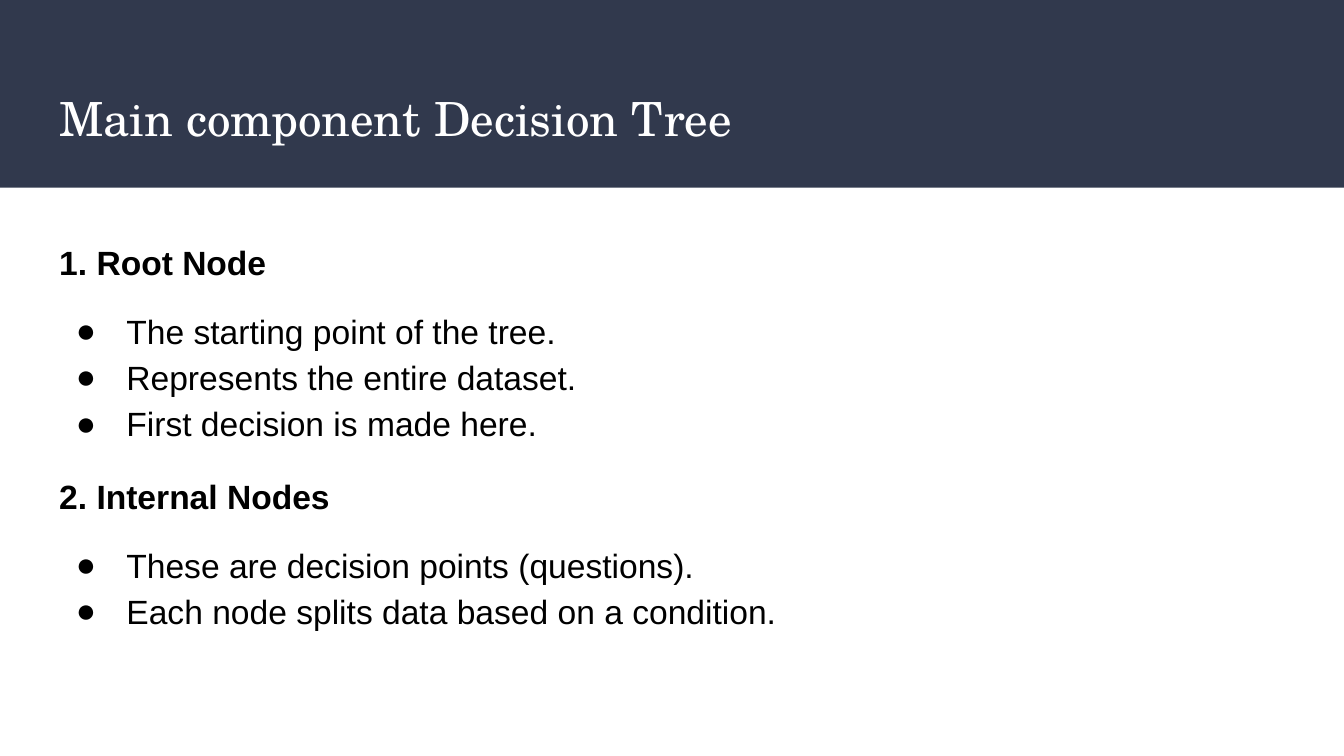
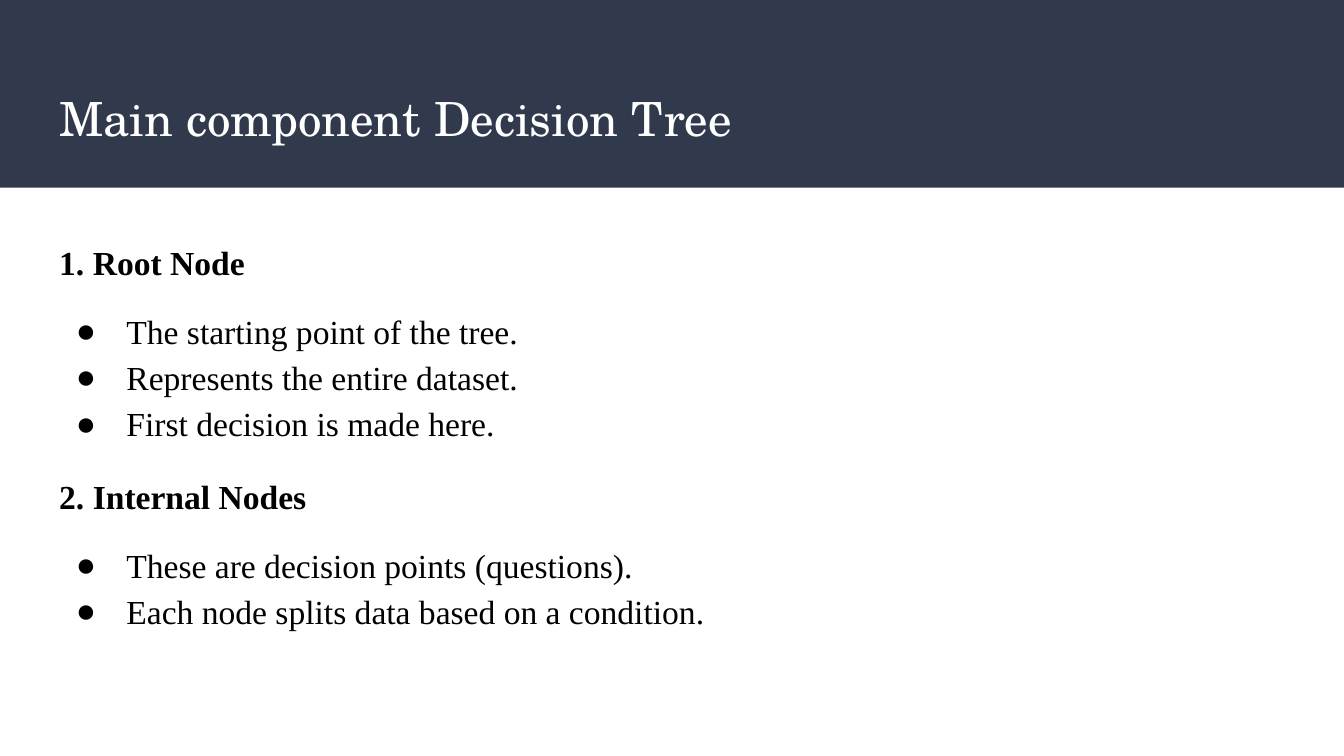
Before and after one commit to AlishaPandey21/Python, a slide deck: slide 5 of Python2_T2/Decision_Tree.pptx. Drawn at 1344x756 pixels with LibreOffice and Linux fonts; fonts in the diff are those of the drawing. Boxes give left, top, right and bottom in pixels: in the first picture for what was removed or moved away, otherwise in the second. Text is boxed around its words. In the diff, an @@ line names an element or a change of style, - is before the commit and + after.

```diff
--- a/Python2_T2/Decision_Tree.pptx
+++ b/Python2_T2/Decision_Tree.pptx
@@ text "1. Root Node" at (x1=59, y1=251, x2=704, y2=631): font Arial to Times New Roman @@
```
Also in this commit, not shown: 5 other slides changed, 4 other files.
